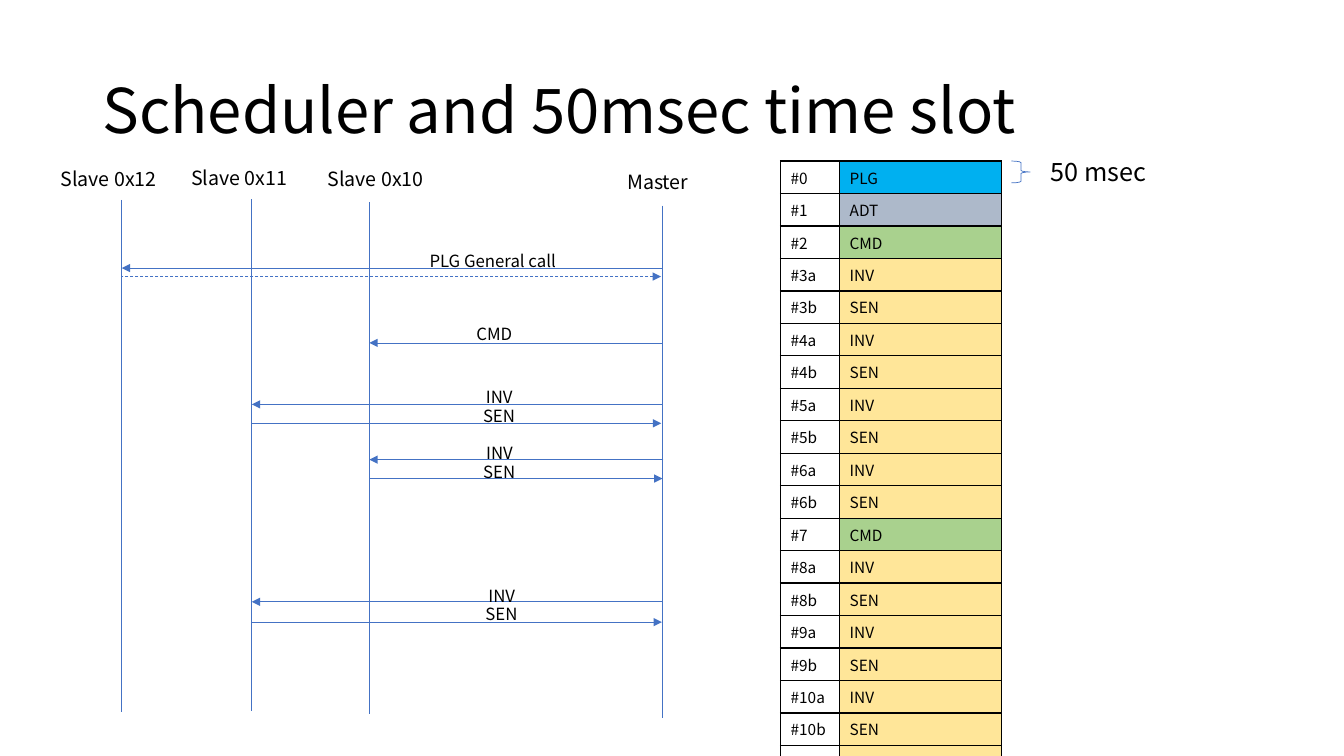
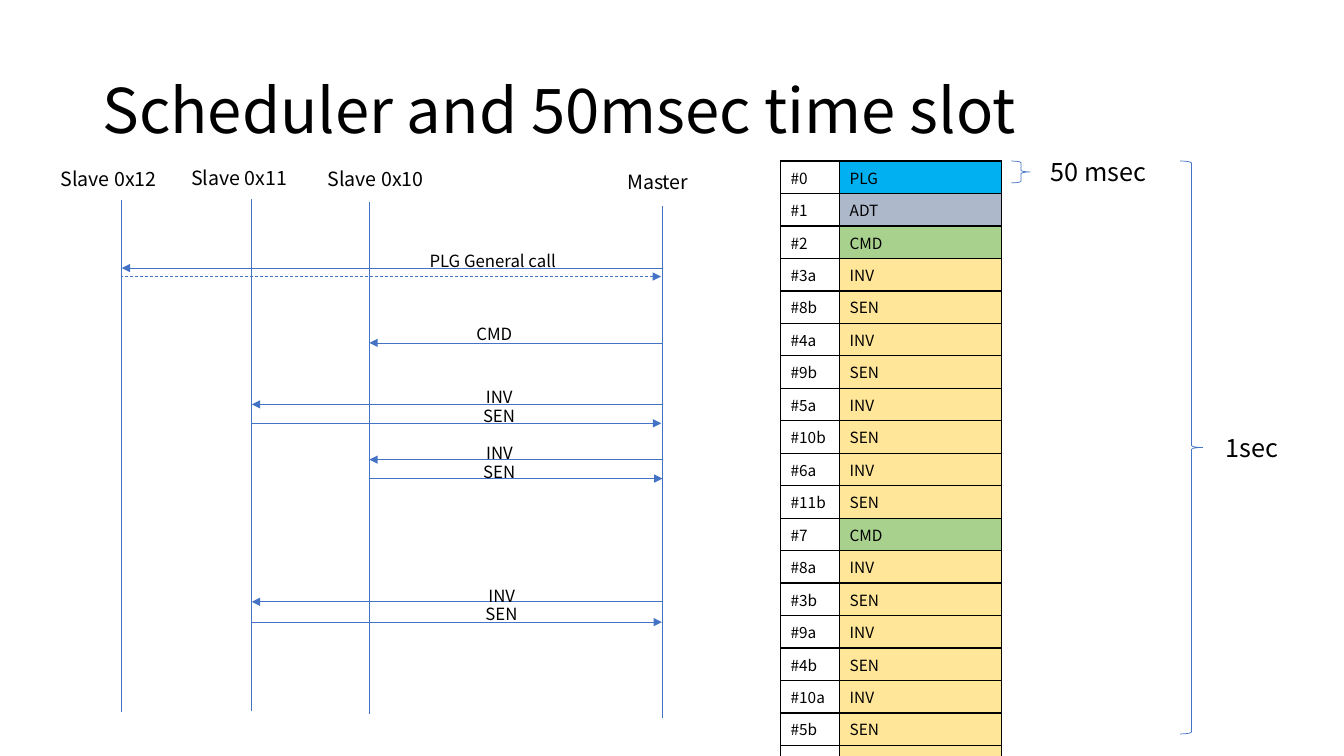
Before and after one commit to araobp/sensor-network, a slide deck: slide 5 of doc/I2C_BACKPLANE_SPEC.pptx (slide 4 before the commit). Drawn at 1344x756 pixels with LibreOffice and Linux fonts; fonts in the diff are those of the drawing. Boxes give left, top, right and bottom in pixels: in the first picture for what was removed or moved away, otherwise in the second. Text is boxed around its words. In the diff, an @@ line names an element or a change of style, - is before the commit and + after.

```diff
--- a/doc/I2C_BACKPLANE_SPEC.pptx
+++ b/doc/I2C_BACKPLANE_SPEC.pptx
@@ table at (x1=780, y1=161, x2=1001, y2=739) @@
-row 5, column 1: #3b
+row 5, column 1: #8b
-row 7, column 1: #4b
+row 7, column 1: #9b
-row 9, column 1: #5b
+row 9, column 1: #10b
-row 11, column 1: #6b
+row 11, column 1: #11b
-row 14, column 1: #8b
+row 14, column 1: #3b
-row 16, column 1: #9b
+row 16, column 1: #4b
-row 18, column 1: #10b
+row 18, column 1: #5b
-row 20, column 1: #11b
+row 20, column 1: #6b
@@ right brace added at (x1=1181, y1=161, x2=1203, y2=734), outline #4472C4 0.5 pt @@
@@ text added at (x1=1226, y1=439, x2=1279, y2=458), 18 pt, text #000000 @@
+1sec
```
Also in this commit, not shown: 2 other slides changed, 1 slide added, 3 other files.
